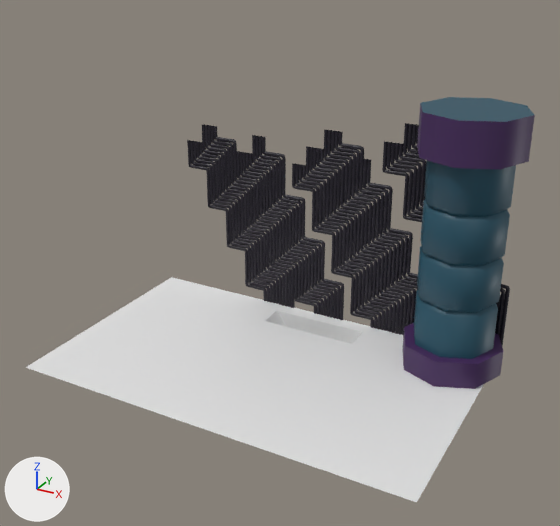
Renders of the FBX model FA22 Final/Assets/Assets/Models/backboard.fbx from each side of a commit.
Before and after are seen from a camera (50 mm lens) standing at (11.31, -13.53, 6.94) and looking at (3.41, 0.83, -0.24). The lights are fixed; the arrows at lower left show +X, +Y and +Z. Where no turn or scale is listed for an object, it has been applied to the vertices.

Script lines for the objects in view, before the commit:
```python
me_plane_001 = bpy.data.meshes.new('Plane.001')
me_plane_001.from_pydata(...)  # 6235 vertices, 5364 faces; spans x -2.0..8.24, y -2.2..4.24, z -3.6..3.28
# faces by material slot: [5220, 30, 82, 32]
me_plane_001.materials.append(mat_blackpoint)  # black #171220
me_plane_001.materials.append(mat_groundtex)  # white #e7e7e7
me_plane_001.materials.append(mat_basedarkgreen)  # dark cyan #1f4e60
me_plane_001.materials.append(mat_basedarkpurp)  # dark purple #432659
ob_plane_001 = bpy.data.objects.new('Plane.001', me_plane_001)
ob_plane_001.location = (0.0, 0.0, 0.0)
```
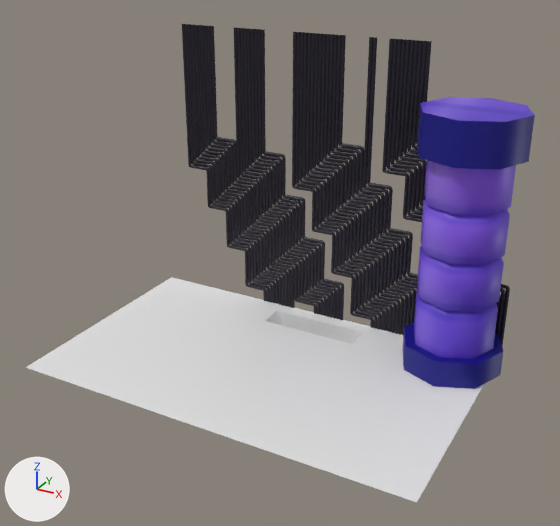
Boxes [x1, y1, x2, y2] around the edits, measured in the pictures (560 x 526 px; the box of a moved part takes in the faces that stretch with it):
'Plane.001', recoloured, reshaped (18% taller): before [26, 97, 535, 502]; after [26, 24, 535, 502]
part 1 of me_plane_001, moved or reshaped: before [187, 123, 419, 186]; after [182, 24, 432, 186]
part 2 of me_plane_001, recoloured: [421, 97, 534, 122] in both
part 3 of me_plane_001, recoloured (purple to blue): [402, 103, 535, 389] in both

The change in detail:
Picture 'pipes.png' (img_pipes_png) is new.
Material 'basedarkblue' (mat_basedarkblue) is new.
Its base color is (0.00243, 0.00121, 0.22) (blue #080481).
Material 'pipes' (mat_pipes) is new.
Its texture is img_pipes_png.
me_plane_001 is used by ob_plane_001; location (0.0, 0.0, 0.0).
me_plane_001 had 6235 vertices, 5364 faces and spanned x -2.0..8.24, y -2.2..4.24, z -3.6..3.28.
me_plane_001 now has 6235 vertices, 5364 faces and spans x -2.0..8.24, y -2.2..4.24, z -3.6..4.5.
me_plane_001 part 1: 190 of the vertices in x -1.15..5.65, y 3.75..3.8, z 1.2..2.6 are scaled about their middle by (1, 1, -0.000476), then moved by (0.0, 0.0, 2.6).
me_plane_001 part 2: all 82 faces that had it switch from mat_basedarkgreen (dark cyan #1f4e60) to mat_pipes (picture img_pipes_png).
me_plane_001 part 3: all 32 faces that had it switch from mat_basedarkpurp (dark purple #432659) to mat_basedarkblue (blue #080481).
